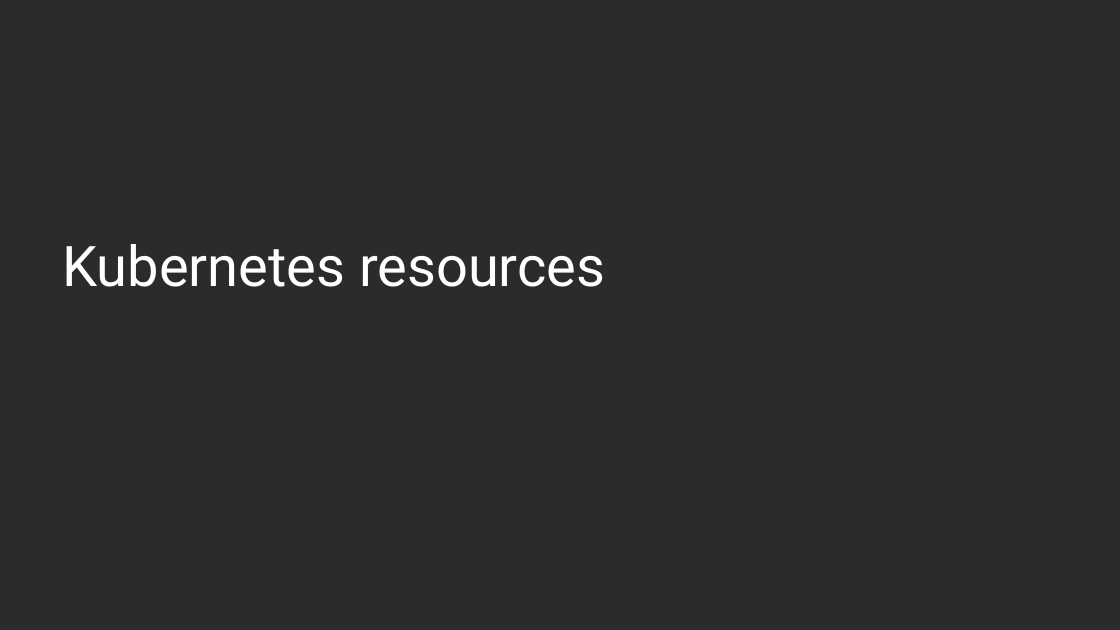
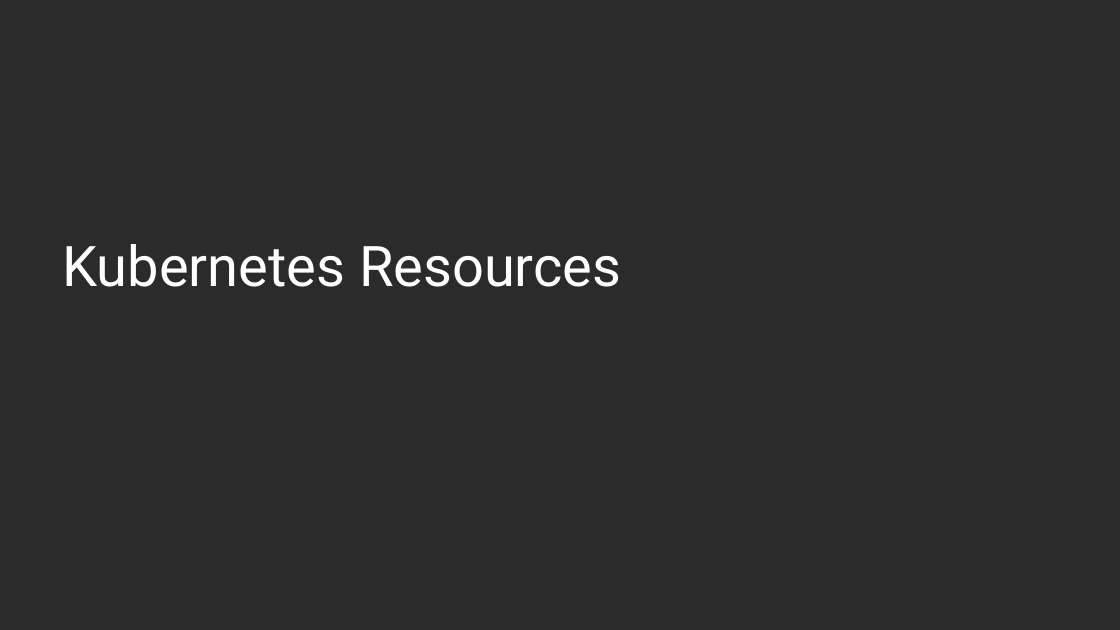
Before and after one commit to tungvt-my-personal-project/learn-kubernetes, a slide deck: slide 24 of slide-dao-tao/Kubernetes-cho-người-mới-bắt-đầu.pptx (slide 20 before the commit). Drawn at 1120x630 pixels with LibreOffice and Linux fonts; fonts in the diff are those of the drawing; background and template pictures are left out; a plain dark background stands for a picture behind light text. Boxes give left, top, right and bottom in pixels: in the first picture for what was removed or moved away, otherwise in the second. Text is boxed around its words. In the diff, an @@ line names an element or a change of style, - is before the commit and + after.

Commit message:
add kubernetes architecture example

```diff
--- a/slide-dao-tao/Kubernetes-cho-người-mới-bắt-đầu.pptx
+++ b/slide-dao-tao/Kubernetes-cho-người-mới-bắt-đầu.pptx
@@ title at (62,244,621,287): text changed @@
-Kubernetes resources
+Kubernetes Resources
```
Also in this commit, not shown: 7 other slides changed, 9 slides added.
